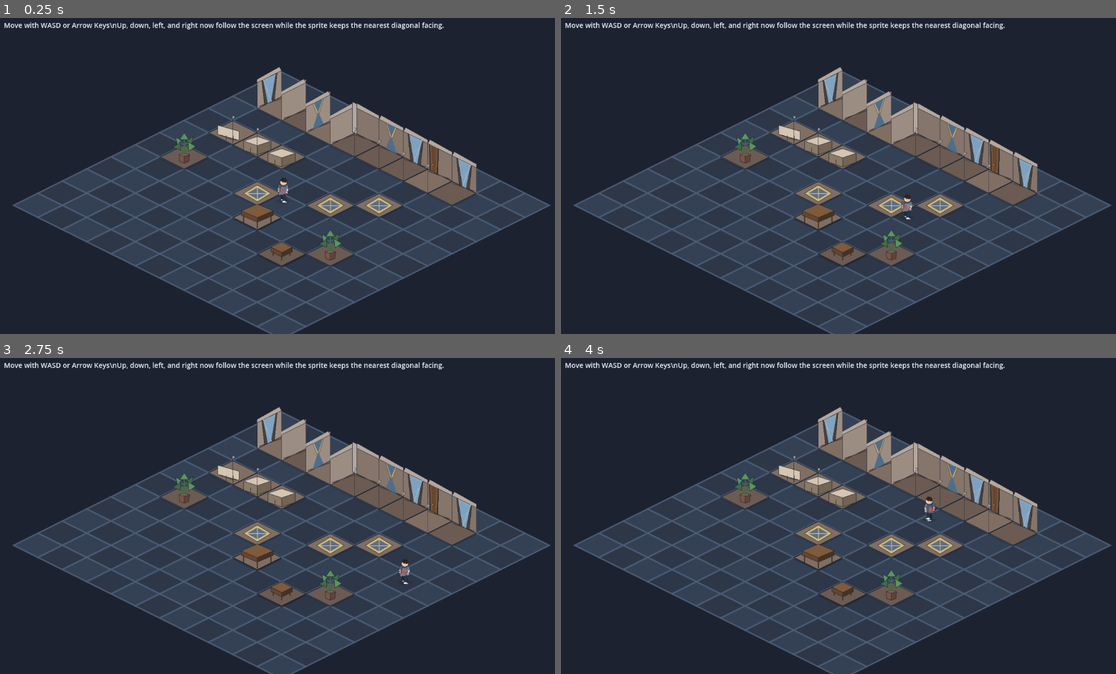
Above: before the commit, frames 1-4 (two rows, left to right).
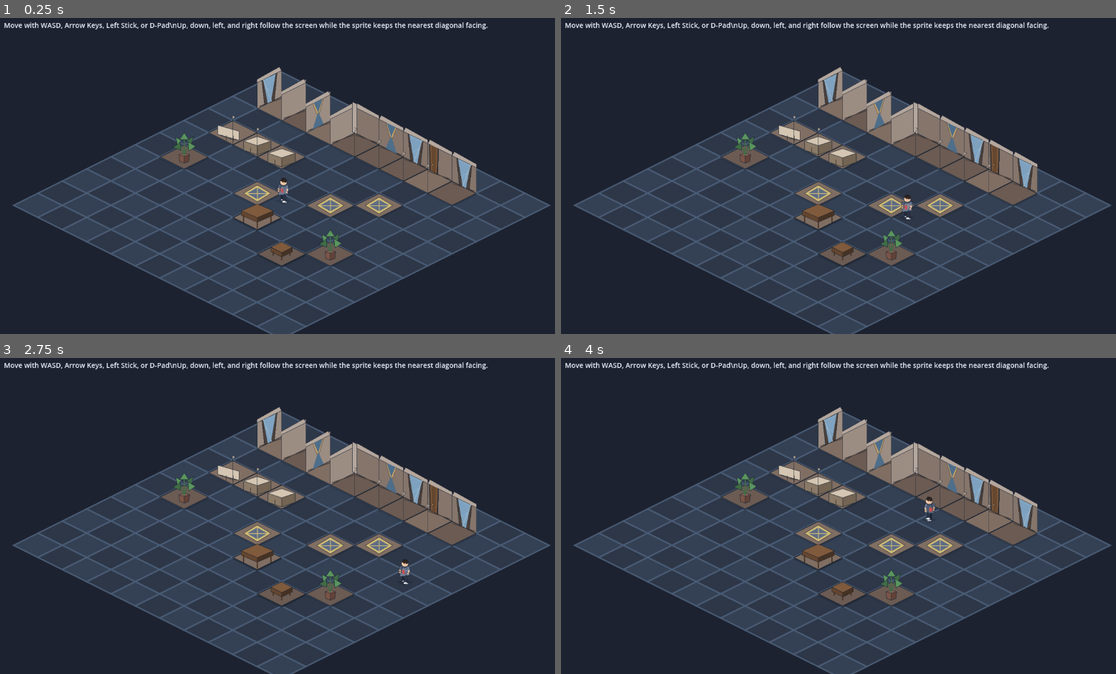
Above: after the commit, the same moments.

Repository: nagolyhprum/deaths-design
Game: Godot game, scene res://scenes/main.tscn
The game is run twice, just before and just after one commit, with the same random seed, the same clock (stepped at 60 frames per second) and the same inputs.
Inputs:
- Up to frame 1 (0.25 s): no input
- Up to frame 2 (1.5 s): tap Enter at 0.5 s; hold D (move_right, bound only after the commit) 0.53-1.28 s; tap Space at 1.25 s; hold S (move_down, bound only after the commit) from 1.28 s (still down)
- Up to frame 3 (2.75 s): release S (move_down, bound only after the commit) at 2.03 s; hold D (move_right, bound only after the commit) from 2.03 s (still down)
- Up to frame 4 (4 s): release D (move_right, bound only after the commit) at 2.78 s; hold W (move_up, bound only after the commit) 2.78-3.53 s; hold A (move_left, bound only after the commit) from 3.53 s (still down)

The runs differ from the first frame. In frame 1, 0.9% of the frame differs, in the area x 10-88%, y 1-4%; in frame 2, 0.9%; in frame 3, 0.9%; in frame 4, 0.9%.

Commit message:
Add controller movement support
Co-authored-by: Copilot <223556219+Copilot@users.noreply.github.com>

Diff:
--- a/project.godot
+++ b/project.godot
@@ -11,9 +11,44 @@
 [application]
 
 config/name="Deaths Design"
+run/main_scene="res://scenes/main.tscn"
 config/features=PackedStringArray("4.4", "GL Compatibility")
 config/icon="res://icon.svg"
-run/main_scene="res://scenes/main.tscn"
+
+[input]
+
+move_left={
+"deadzone": 0.2,
+"events": Array[InputEvent]([Object(InputEventKey,"resource_local_to_scene":false,"resource_name":"","device":0,"window_id":0,"alt_pressed":false,"shift_pressed":false,"ctrl_pressed":false,"meta_pressed":false,"pressed":false,"keycode":0,"physical_keycode":65,"key_label":0,"unicode":0,"location":0,"echo":false,"script":null)
+, Object(InputEventKey,"resource_local_to_scene":false,"resource_name":"","device":0,"window_id":0,"alt_pressed":false,"shift_pressed":false,"ctrl_pressed":false,"meta_pressed":false,"pressed":false,"keycode":0,"physical_keycode":4194319,"key_label":0,"unicode":0,"location":0,"echo":false,"script":null)
+, Object(InputEventJoypadButton,"resource_local_to_scene":false,"resource_name":"","device":0,"button_index":13,"pressure":0.0,"pressed":false,"script":null)
+, Object(InputEventJoypadMotion,"resource_local_to_scene":false,"resource_name":"","device":0,"axis":0,"axis_value":-1.0,"script":null)
+])
+}
+move_right={
+"deadzone": 0.2,
+"events": Array[InputEvent]([Object(InputEventKey,"resource_local_to_scene":false,"resource_name":"","device":0,"window_id":0,"alt_pressed":false,"shift_pressed":false,"ctrl_pressed":false,"meta_pressed":false,"pressed":false,"keycode":0,"physical_keycode":68,"key_label":0,"unicode":0,"location":0,"echo":false,"script":null)
+, Object(InputEventKey,"resource_local_to_scene":false,"resource_name":"","device":0,"window_id":0,"alt_pressed":false,"shift_pressed":false,"ctrl_pressed":false,"meta_pressed":false,"pressed":false,"keycode":0,"physical_keycode":4194321,"key_label":0,"unicode":0,"location":0,"echo":false,"script":null)
+, Object(InputEventJoypadButton,"resource_local_to_scene":false,"resource_name":"","device":0,"button_index":14,"pressure":0.0,"pressed":false,"script":null)
+, Object(InputEventJoypadMotion,"resource_local_to_scene":false,"resource_name":"","device":0,"axis":0,"axis_value":1.0,"script":null)
+])
+}
+move_up={
+"deadzone": 0.2,
+"events": Array[InputEvent]([Object(InputEventKey,"resource_local_to_scene":false,"resource_name":"","device":0,"window_id":0,"alt_pressed":false,"shift_pressed":false,"ctrl_pressed":false,"meta_pressed":false,"pressed":false,"keycode":0,"physical_keycode":87,"key_label":0,"unicode":0,"location":0,"echo":false,"script":null)
+, Object(InputEventKey,"resource_local_to_scene":false,"resource_name":"","device":0,"window_id":0,"alt_pressed":false,"shift_pressed":false,"ctrl_pressed":false,"meta_pressed":false,"pressed":false,"keycode":0,"physical_keycode":4194320,"key_label":0,"unicode":0,"location":0,"echo":false,"script":null)
+, Object(InputEventJoypadButton,"resource_local_to_scene":false,"resource_name":"","device":0,"button_index":11,"pressure":0.0,"pressed":false,"script":null)
+, Object(InputEventJoypadMotion,"resource_local_to_scene":false,"resource_name":"","device":0,"axis":1,"axis_value":-1.0,"script":null)
+])
+}
+move_down={
+"deadzone": 0.2,
+"events": Array[InputEvent]([Object(InputEventKey,"resource_local_to_scene":false,"resource_name":"","device":0,"window_id":0,"alt_pressed":false,"shift_pressed":false,"ctrl_pressed":false,"meta_pressed":false,"pressed":false,"keycode":0,"physical_keycode":83,"key_label":0,"unicode":0,"location":0,"echo":false,"script":null)
+, Object(InputEventKey,"resource_local_to_scene":false,"resource_name":"","device":0,"window_id":0,"alt_pressed":false,"shift_pressed":false,"ctrl_pressed":false,"meta_pressed":false,"pressed":false,"keycode":0,"physical_keycode":4194322,"key_label":0,"unicode":0,"location":0,"echo":false,"script":null)
+, Object(InputEventJoypadButton,"resource_local_to_scene":false,"resource_name":"","device":0,"button_index":12,"pressure":0.0,"pressed":false,"script":null)
+, Object(InputEventJoypadMotion,"resource_local_to_scene":false,"resource_name":"","device":0,"axis":1,"axis_value":1.0,"script":null)
+])
+}
 
 [rendering]
 
--- a/scenes/main.tscn
+++ b/scenes/main.tscn
@@ -1,6 +1,6 @@
-[gd_scene load_steps=3 format=3]
+[gd_scene load_steps=3 format=3 uid="uid://cu8hs6edjw88f"]
 
-[ext_resource type="Script" path="res://scripts/test_level.gd" id="1_level_script"]
+[ext_resource type="Script" uid="uid://je5nx68f1ipr" path="res://scripts/test_level.gd" id="1_level_script"]
 [ext_resource type="PackedScene" path="res://scenes/player.tscn" id="2_player_scene"]
 
 [node name="Main" type="Node2D"]
@@ -21,4 +21,4 @@
 offset_bottom = 76.0
 theme_override_colors/font_color = Color(0.92, 0.95, 0.99, 1)
 theme_override_font_sizes/font_size = 18
-text = "Move with WASD or Arrow Keys\\nUp, down, left, and right now follow the screen while the sprite keeps the nearest diagonal facing."
+text = "Move with WASD, Arrow Keys, Left Stick, or D-Pad\\nUp, down, left, and right follow the screen while the sprite keeps the nearest diagonal facing."
--- a/scripts/player_controller.gd
+++ b/scripts/player_controller.gd
@@ -2,6 +2,11 @@
 
 const WALK_FRAMES := [0, 1, 2, 1]
 const ISOMETRIC_VERTICAL_WEIGHT := 0.5
+const MOVE_ACTION_LEFT := "move_left"
+const MOVE_ACTION_RIGHT := "move_right"
+const MOVE_ACTION_UP := "move_up"
+const MOVE_ACTION_DOWN := "move_down"
+const MOVE_INPUT_DEADZONE := 0.2
 
 @export var move_speed := 220.0
 @export var animation_fps := 8.0
@@ -36,9 +41,13 @@
 
 
 func _read_input_vector() -> Vector2:
-	var x := int(Input.is_physical_key_pressed(KEY_D) or Input.is_physical_key_pressed(KEY_RIGHT)) - int(Input.is_physical_key_pressed(KEY_A) or Input.is_physical_key_pressed(KEY_LEFT))
-	var y := int(Input.is_physical_key_pressed(KEY_S) or Input.is_physical_key_pressed(KEY_DOWN)) - int(Input.is_physical_key_pressed(KEY_W) or Input.is_physical_key_pressed(KEY_UP))
-	return Vector2(x, y)
+	return Input.get_vector(
+		MOVE_ACTION_LEFT,
+		MOVE_ACTION_RIGHT,
+		MOVE_ACTION_UP,
+		MOVE_ACTION_DOWN,
+		MOVE_INPUT_DEADZONE
+	)
 
 
 func _movement_vector_from_input(input_vector: Vector2) -> Vector2:
Not shown, added: task-records/2026-04-22-09-27-controller-support/notes.md
Not shown, added: task-records/2026-04-22-09-27-controller-support/original-prompt.md
